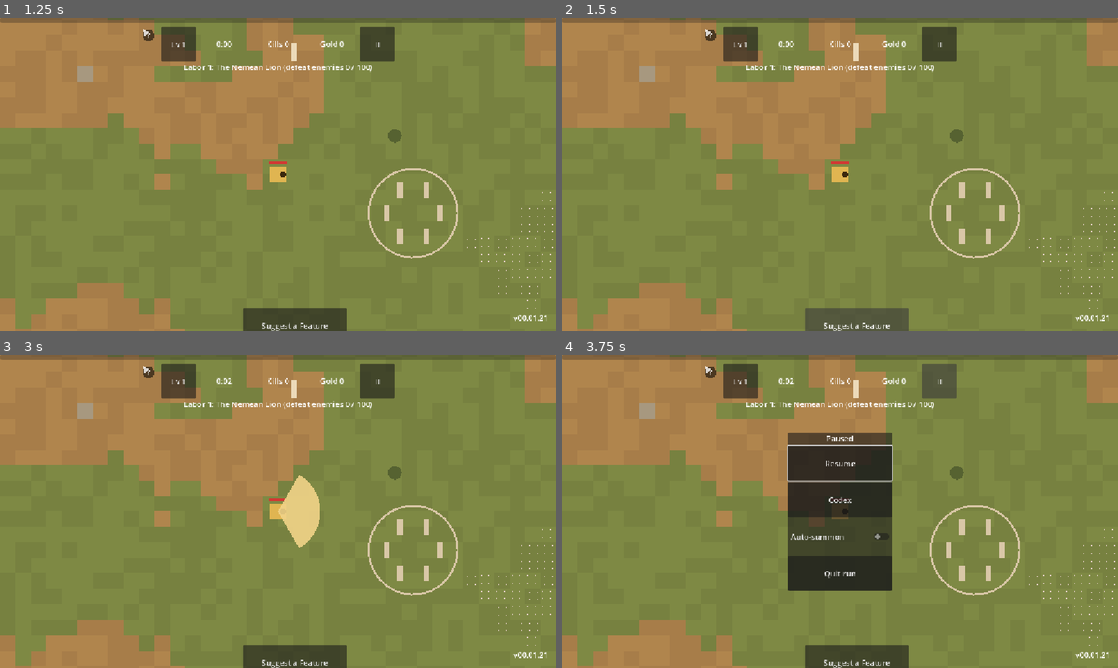
Above: before the commit, frames 1-4 (two rows, left to right).
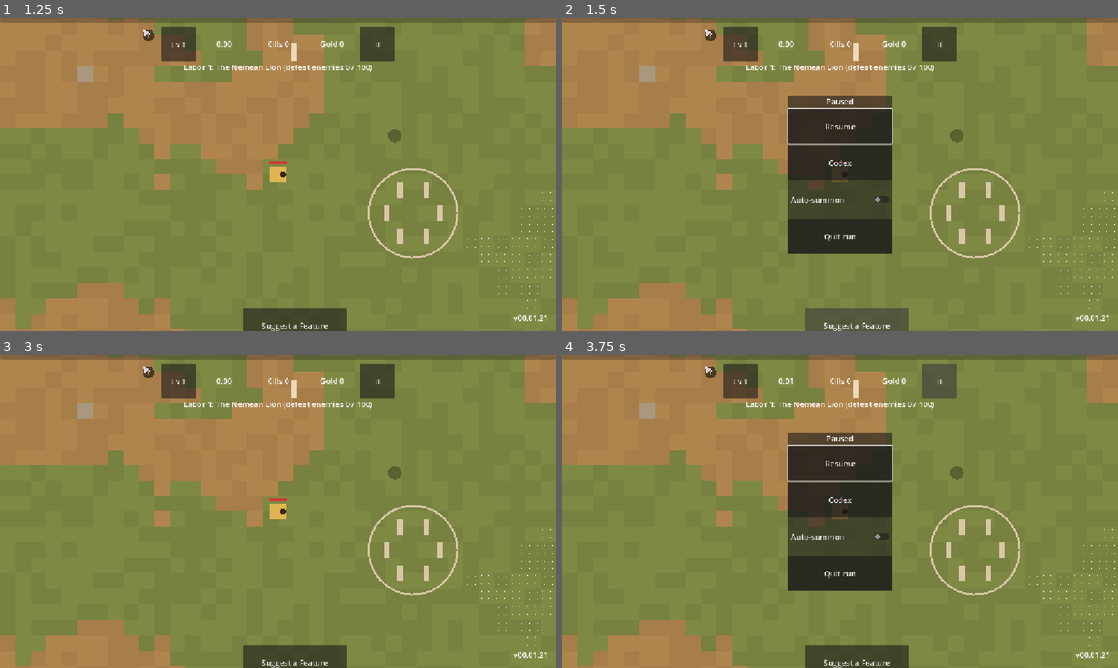
Above: after the commit, the same moments.

Repository: Zephino/Mythriven
Game: Godot game, scene res://scenes/main.tscn
The game is run twice, just before and just after one commit, with the same random seed, the same clock (stepped at 60 frames per second) and the same inputs.
Inputs (mouse positions are in pixels of both pictures, inside the frame that each line leads up to):
- Up to frame 1 (1.25 s): click "Heracles Greek · Bruiser HP 1…" at 0.5 s
- Up to frame 2 (1.5 s): click "Suggest a Feature" at 1.25 s
- Up to frame 3 (3 s): click (177, 380) at 2 s, where only the run before the commit has a clickable "Lv 1"; click (278, 461) at 2.75 s, where only the run after the commit has a clickable "Resume"
- Up to frame 4 (3.75 s): click "II" at 3.5 s

Frame 1 is identical in both runs. In frame 2, 9.5% of the frame differs, in the area x 40-60%, y 24-76%; in frame 3, 1.1%; in frame 4, less than 0.1%.

Commit message:
fix: pause the active run when opening the feedback page

Diff:
--- a/scripts/ui/hud.gd
+++ b/scripts/ui/hud.gd
@@ -69,6 +69,13 @@
 	suggestion.custom_minimum_size = Vector2(Data.cfg_float("ui.min_touch_target_px") * 3.0, Data.cfg_float("ui.min_touch_target_px"))
 	root.add_child(suggestion)
 	suggestion.set_anchors_and_offsets_preset(Control.PRESET_CENTER_BOTTOM, Control.PRESET_MODE_MINSIZE, int(margin_px))
+	# Players opening an external tab shouldn't return to a run that kept killing them.
+	suggestion.pressed.connect(_on_suggestion_pressed)
+
+
+func _on_suggestion_pressed() -> void:
+	if pause_menu != null:
+		pause_menu.open()
 
 
 func _process(_delta: float) -> void:
